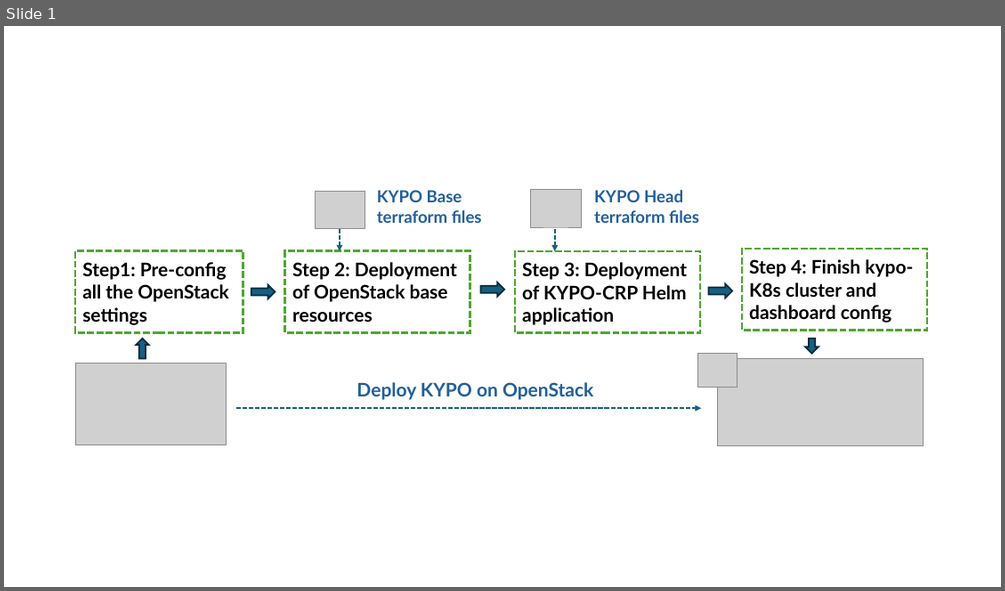
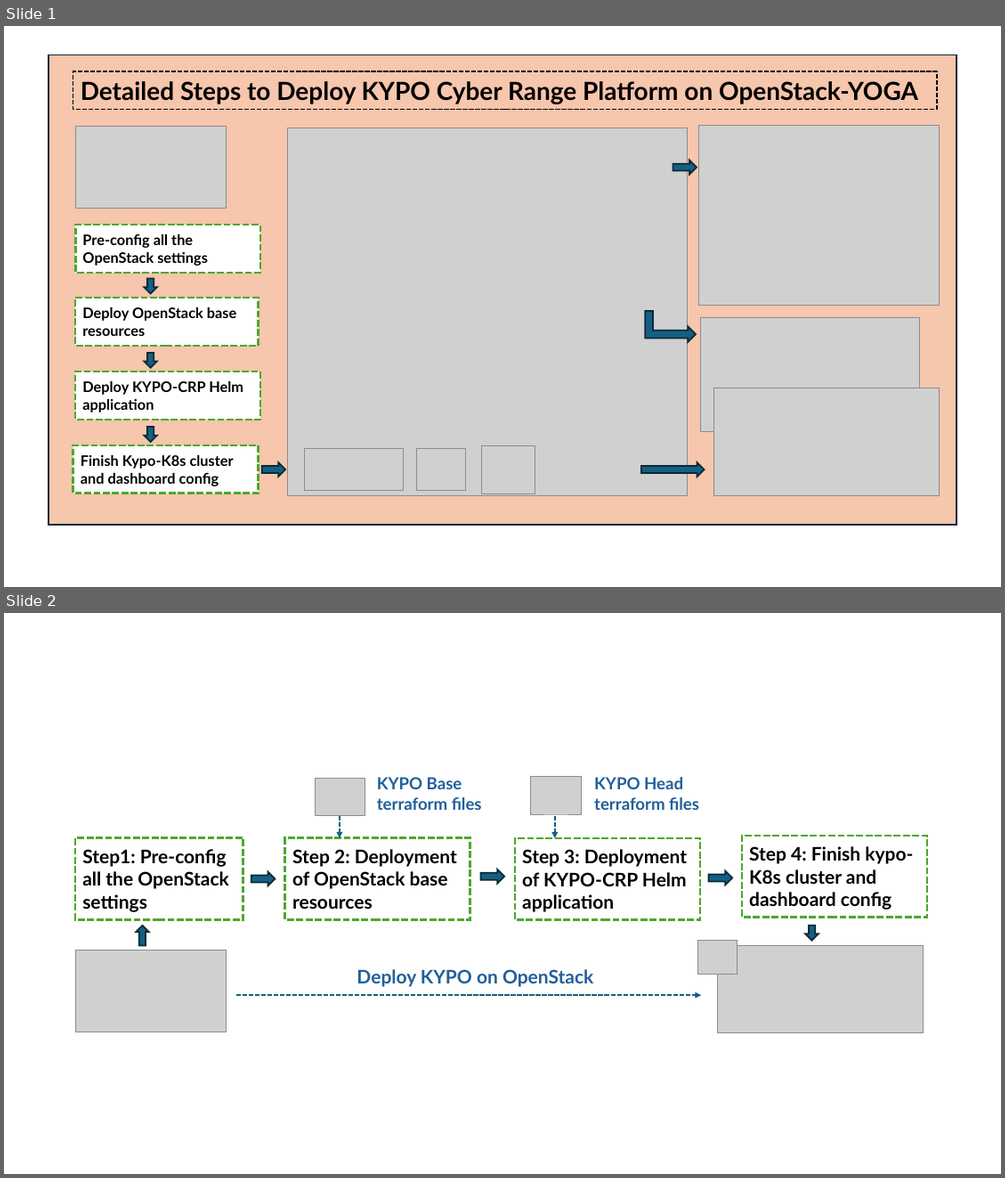
Before and after one commit to LiuYuancheng/IT_OT_IoT_Cyber_Security_Workshop, a slide deck: IT_System_Attack_Case_Study/Kypo_on_OpenStack_Deployment/img/designDoc.pptx. Shown one above the other, each under a label of ours: slide 1 before the commit, slides 1 and 2 after it. The pictures are 1005x591 and 1005x1178 pixels, drawn with LibreOffice and Linux fonts; fonts in the diff are those of the drawing; grey boxes stand for pictures. Boxes give left, top, right and bottom in pixels: in the first picture for what was removed or moved away, otherwise in the second. Text is boxed around its words. In the diff, an @@ line names an element or a change of style, - is before the commit and + after.

```diff
--- a/IT_System_Attack_Case_Study/Kypo_on_OpenStack_Deployment/img/designDoc.pptx
+++ b/IT_System_Attack_Case_Study/Kypo_on_OpenStack_Deployment/img/designDoc.pptx
@@ slide 1 added at (4,26,1001,587), background #FFFFFF @@
@@ rectangle added at (48,55,956,524), fill #F6C6AD, outline #092A39 1.5 pt @@
@@ rectangle added at (73,71,937,109), outline #000000 1.5 pt dashed, 24 pt, text #000000, bold @@
+Detailed Steps to Deploy KYPO Cyber Range Platform on OpenStack-YOGA
@@ picture added at (75,127,226,208) @@
@@ picture added at (287,128,687,496) @@
@@ picture added at (699,125,938,305) @@
@@ right arrow added at (673,160,697,174), fill #156082, outline #092A39 1.5 pt @@
@@ rectangle added at (75,224,259,273), fill #FFFFFF, outline #4EA72E 2.25 pt dashed, 14 pt, text #000000, bold @@
+Pre-config all the OpenStack settings
@@ down arrow added at (144,279,156,294), fill #156082, outline #092A39 1.5 pt @@
@@ rectangle added at (75,297,259,346), fill #FFFFFF, outline #4EA72E 2.25 pt dashed, 14 pt, text #000000, bold @@
+Deploy OpenStack base resources
@@ bent up arrow added at (646,311,696,342), fill #156082, outline #092A39 1.5 pt @@
@@ picture added at (700,318,919,432) @@
@@ rectangle added at (75,371,260,419), fill #FFFFFF, outline #4EA72E 2.25 pt dashed, 14 pt, text #000000, bold @@
+Deploy KYPO-CRP Helm application
@@ down arrow added at (144,353,156,368), fill #156082, outline #092A39 1.5 pt @@
@@ picture added at (714,388,939,496) @@
@@ rectangle added at (73,445,259,493), fill #FFFFFF, outline #4EA72E 2.25 pt dashed, 14 pt, text #000000, bold @@
+Finish Kypo-K8s cluster and dashboard config
@@ down arrow added at (144,426,156,442), fill #156082, outline #092A39 1.5 pt @@
@@ picture added at (305,449,404,491) @@
@@ picture added at (417,449,465,491) @@
@@ picture added at (481,445,534,494) @@
@@ right arrow added at (262,462,286,476), fill #156082, outline #092A39 1.5 pt @@
@@ right arrow added at (642,462,704,476), fill #156082, outline #092A39 1.5 pt @@
@@ what was slide 1 is now slide 2 @@
```
Also in this commit, not shown: 1 other file.
